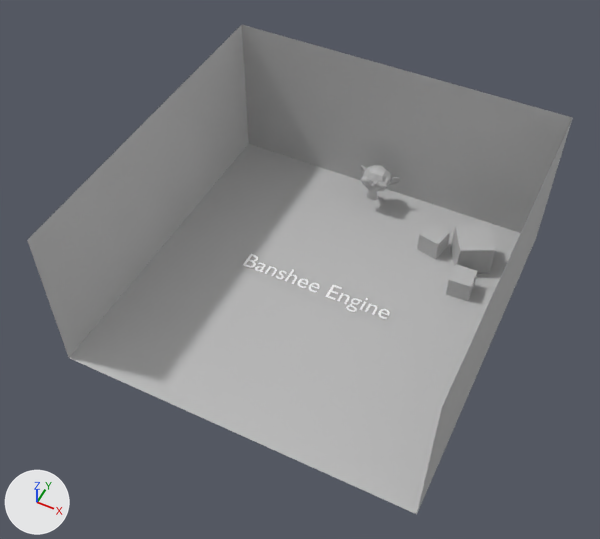
An edit to the glTF model BansheeEngine/BansheeEngine/Res/Models/scene0.glb, drawn before and after from the same camera.
Rendered twice from a 50 mm camera at (12.9, -28.0, 36.6) aimed at (-0.3, -1.5, 3.5). Every picture has the same lights, and +X, +Y and +Z are marked at lower left. Where no turn or scale is listed for an object, it has been applied to the vertices.

Before the edit, the objects in view are built like this:
```python
ob_cube = bpy.data.objects.new('Cube', me_cube_007)
ob_cube.location = (6.99, 6.38, 1.0)
ob_cube_001 = bpy.data.objects.new('Cube.001', me_cube_008)
ob_cube_001.location = (4.63, 6.38, 0.63)
ob_cube_001.rotation_euler = (0.0, 0.0, 2.927)  # degrees (0, 0, 168)
ob_cube_001.scale = (0.654, 0.654, 0.654)
ob_cube_002 = bpy.data.objects.new('Cube.002', me_cube_009)
ob_cube_002.location = (7.24, 3.97, 0.63)
ob_cube_002.rotation_euler = (0.0, 0.0, 1.625)  # degrees (0, 0, 93)
ob_cube_002.scale = (0.654, 0.654, 0.654)
ob_ground = bpy.data.objects.new('Ground', me_cube_002)
ob_ground.location = (0.0, 0.0, 0.0)
ob_ground_001 = bpy.data.objects.new('Ground.001', me_cube_003)
ob_ground_001.location = (10.0, 0.0, 4.58)
ob_ground_001.rotation_euler = (1.571, 0.0, 1.571)  # degrees (90, 0, 90)
ob_ground_001.scale = (10.0, 4.57, 0.001)
ob_ground_002 = bpy.data.objects.new('Ground.002', me_cube_004)
ob_ground_002.location = (-10.0, 0.0, 4.58)
ob_ground_002.rotation_euler = (1.571, 0.0, 1.571)  # degrees (90, 0, 90)
ob_ground_002.scale = (10.0, 4.57, 0.001)
ob_ground_003 = bpy.data.objects.new('Ground.003', me_cube_005)
ob_ground_003.location = (0.0, 10.0, 4.58)
ob_ground_003.rotation_euler = (1.571, 0.0, -3.142)  # degrees (90, 0, -180)
ob_ground_003.scale = (10.0, 4.57, 0.001)
ob_suzanne = bpy.data.objects.new('Suzanne', me_suzanne)
ob_suzanne.location = (0.0, 8.36, 1.88)
ob_text = bpy.data.objects.new('Text', me_text)
ob_text.location = (-5.0, 0.0, 0.09)
```
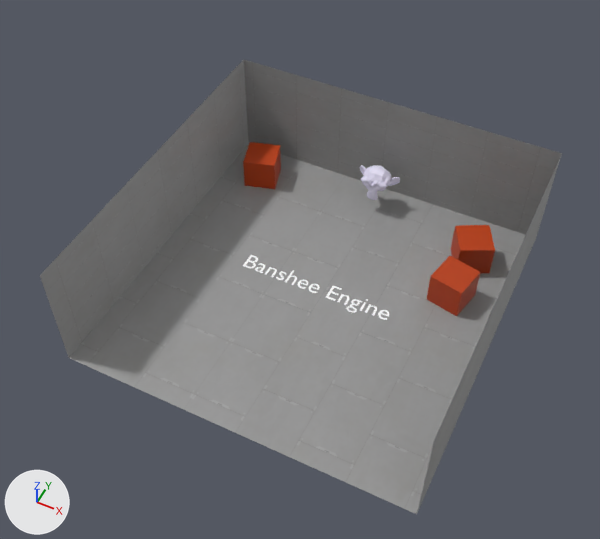
Pixel boxes [x1, y1, x2, y2] of what changed, in the pictures (600 x 539 px):
'Ground', recoloured: [69, 144, 525, 514] in both
'Ground.003', recoloured, moved, rescaled (16% shorter): before [242, 25, 572, 233]; after [244, 60, 562, 235]
'Ground.002', recoloured, moved, rescaled (11% shorter): before [27, 25, 249, 357]; after [40, 60, 249, 357]
'Ground.001', recoloured, moved, rescaled (7% narrower, 9% shorter): before [417, 118, 573, 513]; after [417, 154, 562, 513]
'Cube.001', recoloured, moved, rescaled (62% wider, 61% taller): before [417, 222, 450, 259]; after [427, 256, 481, 316]
'Cube.002', recoloured, moved, turned, rescaled: before [446, 264, 478, 301]; after [243, 142, 281, 189]
'Cube', recoloured (grey to brown): [451, 225, 495, 274] in both
'Text', moved: before [243, 254, 390, 319]; after [243, 255, 389, 320]
'Suzanne', recoloured (grey to white): [359, 165, 400, 200] in both

Diff of the bpy script that builds the scene:
```diff
--- a/BansheeEngine/BansheeEngine/Res/Models/scene0.glb.py
+++ b/BansheeEngine/BansheeEngine/Res/Models/scene0.glb.py
@@ mat_m_green @@
 mat_m_green = principled_material('M_Green')
-mat_m_green.base_color = (0.5, 0.5, 0.5)  # grey #bcbcbc
+mat_m_green.base_color = (0.847, 0.807, 1.0)  # white #ede8ff
@@ me_cube_002 @@
 me_cube_002.from_pydata(...)  # 8 vertices, 12 faces; spans x -10.0..10.0, y -10.0..10.0, z 0.0
-me_cube_002.materials.append(mat_m_white)  # grey #bcbcbc
+me_cube_002.materials.append(mat_m_scifi)  # picture img_tcom_scifi_panel_1k_albedo
@@ me_cube_003 @@
 me_cube_003.from_pydata(...)  # 8 vertices, 12 faces; spans x -1.0..1.0, y -1.0..1.0, z -1.0..1.0
-me_cube_003.materials.append(mat_m_white)  # grey #bcbcbc
+me_cube_003.materials.append(mat_m_scifi)  # picture img_tcom_scifi_panel_1k_albedo
@@ me_cube_004 @@
 me_cube_004.from_pydata(...)  # 8 vertices, 12 faces; spans x -1.0..1.0, y -1.0..1.0, z -1.0..1.0
-me_cube_004.materials.append(mat_m_white)  # grey #bcbcbc
+me_cube_004.materials.append(mat_m_scifi)  # picture img_tcom_scifi_panel_1k_albedo
@@ me_cube_005 @@
 me_cube_005.from_pydata(...)  # 8 vertices, 12 faces; spans x -1.0..1.0, y -1.0..1.0, z -1.0..1.0
-me_cube_005.materials.append(mat_m_white)  # grey #bcbcbc
+me_cube_005.materials.append(mat_m_scifi)  # picture img_tcom_scifi_panel_1k_albedo
@@ me_cube_007 @@
 me_cube_007.from_pydata(...)  # 8 vertices, 12 faces; spans x -1.35..1.35, y -1.35..1.35, z -1.0..1.0
-me_cube_007.materials.append(mat_m_red)  # grey #bcbcbc
+me_cube_007.materials.append(mat_m_wood)  # orange #bc3e00
@@ me_cube_008 @@
 me_cube_008.from_pydata(...)  # 8 vertices, 12 faces; spans x -1.0..1.0, y -1.0..1.0, z -1.0..1.0
-me_cube_008.materials.append(mat_m_red)  # grey #bcbcbc
+me_cube_008.materials.append(mat_m_wood)  # orange #bc3e00
@@ me_cube_009 @@
 me_cube_009.from_pydata(...)  # 8 vertices, 12 faces; spans x -1.0..1.0, y -1.0..1.0, z -1.0..1.0
-me_cube_009.materials.append(mat_m_red)  # grey #bcbcbc
+me_cube_009.materials.append(mat_m_wood)  # orange #bc3e00
@@ ob_ground_001 @@
 ob_ground_001 = bpy.data.objects.new('Ground.001', me_cube_003)
-ob_ground_001.location = (10.0, 0.0, 4.58)
+ob_ground_001.location = (10.0, 0.0, 3.35)
 ob_ground_001.rotation_euler = (1.571, 0.0, 1.571)  # degrees (90, 0, 90)
-ob_ground_001.scale = (10.0, 4.57, 0.001)
+ob_ground_001.scale = (10.0, 3.35, 0.001)
@@ ob_ground_002 @@
 ob_ground_002 = bpy.data.objects.new('Ground.002', me_cube_004)
-ob_ground_002.location = (-10.0, 0.0, 4.58)
+ob_ground_002.location = (-10.0, 0.0, 3.35)
 ob_ground_002.rotation_euler = (1.571, 0.0, 1.571)  # degrees (90, 0, 90)
-ob_ground_002.scale = (10.0, 4.57, 0.001)
+ob_ground_002.scale = (10.0, 3.35, 0.001)
@@ ob_ground_003 @@
 ob_ground_003 = bpy.data.objects.new('Ground.003', me_cube_005)
-ob_ground_003.location = (0.0, 10.0, 4.58)
+ob_ground_003.location = (0.0, 10.0, 3.35)
 ob_ground_003.rotation_euler = (1.571, 0.0, -3.142)  # degrees (90, 0, -180)
-ob_ground_003.scale = (10.0, 4.57, 0.001)
+ob_ground_003.scale = (10.0, 3.35, 0.001)
@@ ob_cube_001 @@
 ob_cube_001 = bpy.data.objects.new('Cube.001', me_cube_008)
-ob_cube_001.location = (4.63, 6.38, 0.63)
+ob_cube_001.location = (6.94, 3.22, 1.0)
 ob_cube_001.rotation_euler = (0.0, 0.0, 2.927)  # degrees (0, 0, 168)
-ob_cube_001.scale = (0.654, 0.654, 0.654)
@@ ob_cube_002 @@
 ob_cube_002 = bpy.data.objects.new('Cube.002', me_cube_009)
-ob_cube_002.location = (7.24, 3.97, 0.63)
-ob_cube_002.rotation_euler = (0.0, 0.0, 1.625)  # degrees (0, 0, 93)
-ob_cube_002.scale = (0.654, 0.654, 0.654)
+ob_cube_002.location = (-7.51, 7.43, 1.0)
+ob_cube_002.rotation_euler = (0.0, 0.0, 1.862)  # degrees (0, 0, 107)
@@ ob_text @@
 ob_text = bpy.data.objects.new('Text', me_text)
-ob_text.location = (-5.0, 0.0, 0.09)
+ob_text.location = (-5.0, 0.0, 0.01)
```
